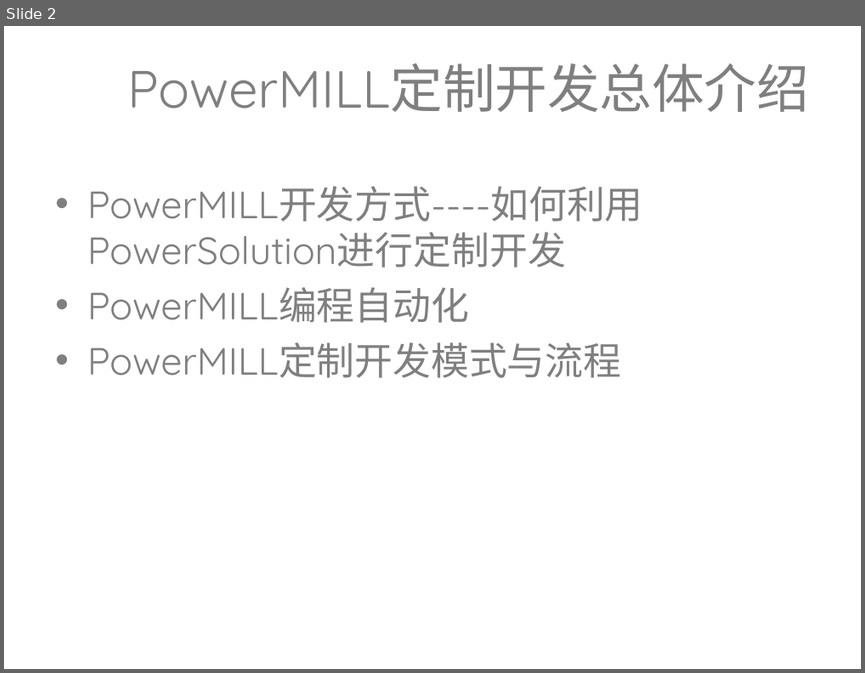
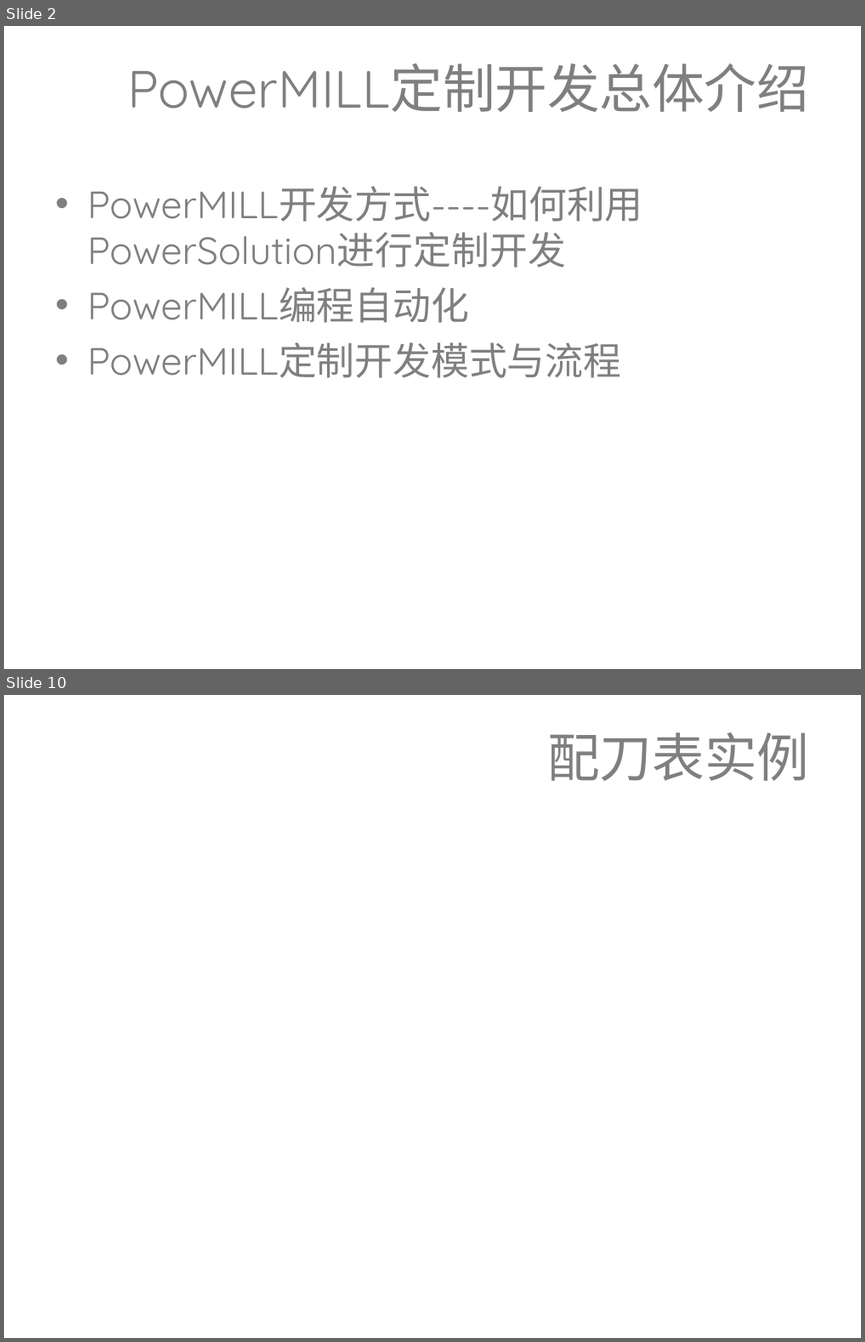
Before and after one commit to lixiaolei19821218/Training_PPT, a slide deck: 定制开发培训.ppt. Shown one above the other, each under a label of ours: slide 2 before the commit, slides 2 and 10 after it; the slides between them are not shown. The pictures are 865x673 and 865x1342 pixels, drawn with LibreOffice and Linux fonts; fonts in the diff are those of the drawing; background and template pictures are left out. Boxes give left, top, right and bottom in pixels: in the first picture for what was removed or moved away, otherwise in the second. Text is boxed around its words. In the diff, an @@ line names an element or a change of style, - is before the commit and + after.

```diff
--- a/定制开发培训.ppt
+++ b/定制开发培训.ppt
@@ slide 10 added at bbox=[4, 695, 861, 1338], background picture (left out) @@
@@ title added at bbox=[547, 732, 809, 781], 44 pt, text #7F7F7F @@
+配刀表实例
```
Also in this commit, not shown: 21 other slides added, 1 slide removed.
